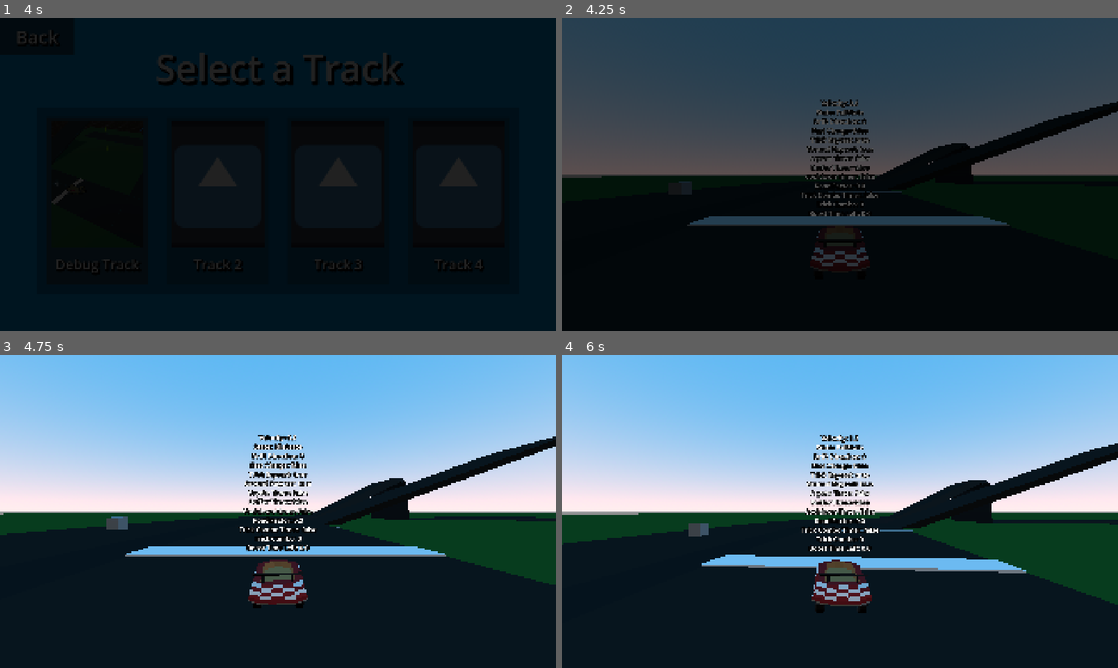
Above: before the commit, frames 1-4 (two rows, left to right).
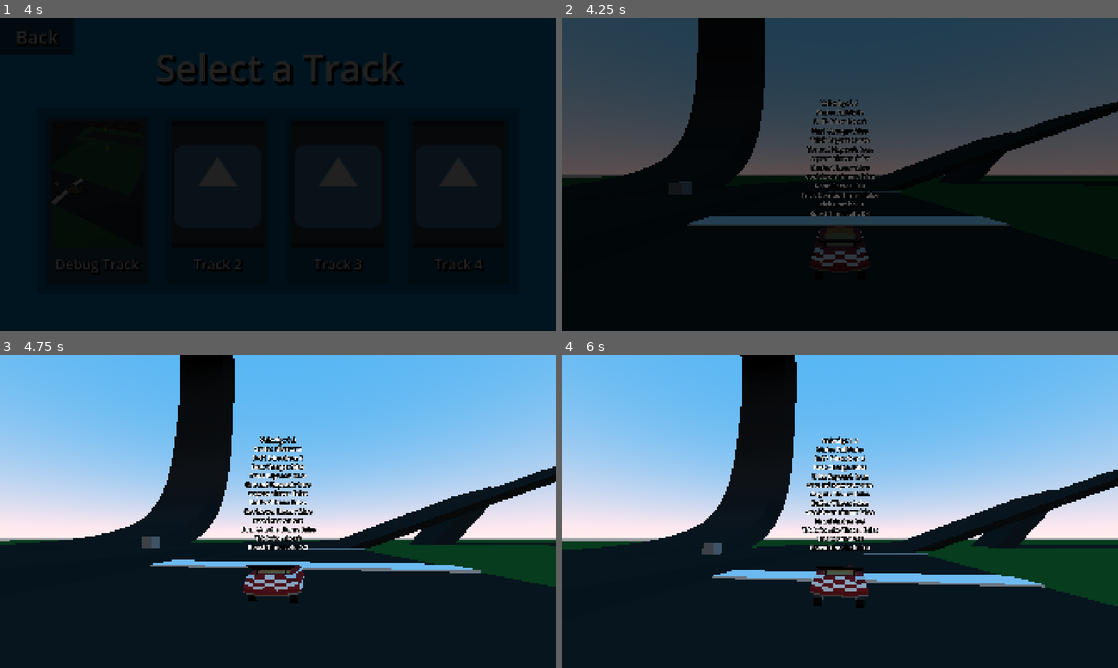
Above: after the commit, the same moments.

Repository: CISC-486-Game-Development-Project/cisc-486-game-development-project
Game: Godot game, scene res://Scenes/Menus/TitleScreen/title_screen.tscn
Same seed, same stepped clock (60 frames per second), same inputs: the game is played once before the commit and once after it. The engine's default icon, where the game draws it, is replaced by a stand-in: a white triangle on a blue panel in a dark square. Sound files missing from this copy of the repository are replaced by a short silence.
Inputs (mouse positions are in pixels of both pictures, inside the frame that each line leads up to):
- Up to frame 1 (4 s): tap Enter at 0.5 s; move the mouse to (400, 158) at 0.52 s; hold D (Right) 0.53-1.25 s; tap Down (CameraDown, bound only after the commit) at 0.6 s; click (400, 158) at 0.67 s; tap Left (CameraLeft, bound only after the commit) at 0.8 s; click "Singleplayer" at 1.25 s; drag from (166, 190) to (250, 237) at 2.02 s; click "Default Character in the Defa…" at 2.75 s; click (100, 199) at 3.5 s
- Up to frame 2 (4.25 s): no input
- Up to frame 3 (4.75 s): move the mouse to (333, 442) at 4.27 s; hold D (Right) from 4.28 s (still down); tap Right (CameraRight, bound only after the commit) at 4.35 s; tap Up (CameraUp, bound only after the commit) at 4.55 s
- Up to frame 4 (6 s): release D (Right) at 5 s; tap Space at 5 s; drag from (812, 574) to (673, 464) at 5.02 s; tap Enter at 5.75 s; move the mouse to (1006, 558) at 5.77 s; hold A (Left) from 5.78 s (still down); hold P (Drift) from 5.78 s (still down)

Frame 1 is identical in both runs. In frame 2, 7.2% of the frame differs, in the area x 11-81%, y 0-51%; in frame 3, 39%; in frame 4, 41%, in the area x 0-100%, y 0-83%.

Commit message:
Added Camera Movement & Fixed Edge Tricks
The right stick can now move the camera in the same way MK World does where it resets to normal when accelerating. The trick system has also been fixed so FallState checks the ground raycast to ensure tricks can't be done while still close to the ground (this stops you from tricking on things that are one pixel taller than the current ground).

Diff:
--- a/Components/CameraController/camera_controller.gd
+++ b/Components/CameraController/camera_controller.gd
@@ -1,13 +1,41 @@
+## A component for providing camera movement functionality.
 class_name CameraController extends Node3D
 
 # Export Vars
 @export var position_smoothing: float = 0.4 ## Percent of player movement camera position catches up to per frame.
 @export var rotation_smoothing: float = 0.2 ## Percent of player rotation camera rotation catches up to per frame.
+@export var rotation_multiplier: float = 2.0 ## Multiplier for camera_request based movement.
 
 # Onready Vars
-@onready var target := $".."
-@onready var camera := $Camera3D
+@onready var target := $".." ## The follow target of the camera.
+@onready var camera := $Camera3D ## The camera to be controlled.
 
-func _physics_process(_delta: float) -> void:
+# Internal Vars
+var is_following_kart: bool = true
+
+func _physics_process(delta: float) -> void:
+	# Handle camera movement in physics process to avoid jitter
+	if target is Kart3D:
+		_handle_kart_camera(delta)
+	else:
+		_handle_camera()
+
+func _handle_camera() -> void:
 	position = lerp(position, target.global_position, position_smoothing)
 	rotation.y = lerp_angle(rotation.y, target.global_rotation.y, rotation_smoothing)
+
+func _handle_kart_camera(delta: float) -> void:
+	position = lerp(position, target.global_position, position_smoothing)
+
+	# Go back to following kart if acceleration pressed
+	if target.accel_request != 0.0:
+		is_following_kart = true
+
+	# Move camera if camera_request, otherwise do normal camera movements
+	if target.camera_request != Vector2.ZERO:
+		is_following_kart = false
+		rotation.y += target.camera_request.x * rotation_multiplier * delta
+		rotation.x += target.camera_request.y * rotation_multiplier * delta
+	elif is_following_kart:
+		rotation.y = lerp_angle(rotation.y, target.global_rotation.y, rotation_smoothing)
+		rotation.x = lerp_angle(rotation.x, 0, rotation_smoothing)
--- a/Components/InputHandler/player_input_handler.gd
+++ b/Components/InputHandler/player_input_handler.gd
@@ -10,3 +10,4 @@
 		kart.break_request = Input.is_action_pressed("Backward")
 		kart.hop_request = Input.is_action_just_pressed("Drift")
 		kart.drift_request = Input.is_action_pressed("Drift")
+		kart.camera_request = Input.get_vector("CameraLeft", "CameraRight", "CameraDown", "CameraUp")
--- a/Entities/Kart3D/kart_3d.gd
+++ b/Entities/Kart3D/kart_3d.gd
@@ -67,7 +67,8 @@
 var hop_request: bool ## Hop request to be set by an input_manager.
 var drift_request: bool ## Drift request to be set by an input_manager.
 var drift_dir: int ## The direction of a currently active drift. 1 = right, 0 = none, -1 = left.
-var item_request: bool ## Call to use stored item set by an input manager.
+var camera_request: Vector2 ## The vector for camera movement to be set by an input_manager.
+var item_request: bool ## Call to use stored item set by an input_manager.
 
 var steering: float ## The intensity of the current steering.
 var road_factor: float ## The intensity of the current road factor.
@@ -337,18 +338,18 @@
 	# Check logic for tricking depending on current state
 	if state_machine.current_state is DriveState:
 		if hop_request and not trick_ray_cast_3d.is_colliding():
-			#print("Trick Case 1")
+			#print("Trick Case 1 - Ledge Trick")
 			return true
 	elif state_machine.current_state is FallState:
-		if hop_request and trick_coyote_timer.time_left > 0:
-			#print("Trick Case 2")
+		if hop_request and trick_coyote_timer.time_left > 0 and not ground_ray_cast_3d.is_colliding():
+			#print("Trick Case 2 - Coyote Fall Trick")
 			return true
 	elif state_machine.current_state is HopState:
 		if trick_buffer_timer.time_left > 0 and not trick_ray_cast_3d.is_colliding():
-			#print("Trick Case 3")
+			#print("Trick Case 3 - Buffered Ledge Trick")
 			return true
 		elif trick_buffer_timer.time_left > 0 and not ground_ray_cast_3d.is_colliding():
-			#print("Trick Case 4")
+			#print("Trick Case 4 - Buffered Bump Trick")
 			return true
 	return false
 
--- a/Entities/PlayerKart3D/player_kart_3d.tscn
+++ b/Entities/PlayerKart3D/player_kart_3d.tscn
@@ -7,7 +7,7 @@
 [node name="PlayerKart3D" unique_id=32768770 node_paths=PackedStringArray("input_handler") instance=ExtResource("1_u0n23")]
 input_handler = NodePath("PlayerInputHandler")
 
-[node name="CameraController2" parent="." index="0" unique_id=587770499 instance=ExtResource("2_q6jvo")]
+[node name="CameraController" parent="." index="0" unique_id=587770499 instance=ExtResource("2_q6jvo")]
 transform = Transform3D(-4.371139e-08, 0, 1, 0, 1, 0, -1, 0, -4.371139e-08, 2, 1.5, 30)
 
 [node name="PlayerInputHandler" type="Node" parent="." index="13" unique_id=943662880]
--- a/Scenes/Tracks/debug_track.tscn
+++ b/Scenes/Tracks/debug_track.tscn
@@ -41,13 +41,21 @@
 [sub_resource type="Curve3D" id="Curve3D_fmsym"]
 closed = true
 _data = {
-"points": PackedVector3Array(-24.749622, -3.8146973e-06, -20 …(341 unchanged characters)… .054195, 0, 0, 0, 0, 0, 0, -42.841125, 10.146301, 1.7054479, 0, 0, 0, 0, 0, 0, -42.865402, 0, 1.387 …(110 unchanged characters)…
+"points": PackedVector3Array(-24.749622, -3.8146973e-06, -20 …(341 unchanged characters)… .054195, 0, 0, 0, 0, 0, 0, -42.841125, 12.360313, -10.2453, 0, 0, 0, 0, 0, 0, -42.865402, 0, 1.387 …(110 unchanged characters)…
 "tilts": PackedFloat32Array(0, 0, 0, 0, 0, 0, 0)
 }
 point_count = 7
 
 [sub_resource type="StandardMaterial3D" id="StandardMaterial3D_infoe"]
 albedo_color = Color(0, 0, 0, 1)
+
+[sub_resource type="Curve3D" id="Curve3D_56bb8"]
+closed = true
+_data = {
+"points": PackedVector3Array(0, -1.2217159, -32.07718, 0, 1.2217159, 32.07718, 0, 0, 0, 0, -19.597296, -0.024642944, 0, 19.597296, 0.024642944, 0, 30.86287, 31.384964, 0, -0.34727478, 28.688416, 0, 0.34727478, -28.688416, 0, 70.21567, 0.2490387, 0, 19.19933, -0.8740158, 0, -19.19933, 0.8740158, 0, 33.557648, -34.091354),
+"tilts": PackedFloat32Array(0, 0, 0, 0)
+}
+point_count = 4
 
 [sub_resource type="StandardMaterial3D" id="StandardMaterial3D_irhi4"]
 albedo_color = Color(0, 0.30980393, 0, 1)
@@ -99,11 +107,12 @@
 [node name="Terrain" type="Node3D" parent="." unique_id=361690583]
 
 [node name="Path3D" type="Path3D" parent="Terrain" unique_id=999992233]
-transform = Transform3D(1, 0, 0, 0, 1, 0, 0, 0, 1, 0, -1.2761402, 0)
+transform = Transform3D(1, 0, 0, 0, 1, 0, 0, 0, 1, 0, -1.276, 0)
 curve = SubResource("Curve3D_fmsym")
 
 [node name="CSGPolygon3D" type="CSGPolygon3D" parent="Terrain/Path3D" unique_id=321750741]
-transform = Transform3D(1, 0, 0, 0, 1, 0, 0, 0, 1, 0, 1.0894814, 0)
+transform = Transform3D(1, 0, 0, 0, 1, 0, 0, 0, 1, 0, -0.18651867, 0)
+top_level = true
 use_collision = true
 polygon = PackedVector2Array(-7, 0, -5, 2, 5, 2, 7, 0.8)
 mode = 2
@@ -119,6 +128,27 @@
 path_joined = true
 material = SubResource("StandardMaterial3D_infoe")
 
+[node name="Path3D2" type="Path3D" parent="Terrain" unique_id=92968222]
+transform = Transform3D(-4.371139e-08, 0, 1, 0, 1, 0, -1, 0, -4.371139e-08, 0, -0.6869354, 53.043045)
+curve = SubResource("Curve3D_56bb8")
+
+[node name="CSGPolygon3D" type="CSGPolygon3D" parent="Terrain/Path3D2" unique_id=2044561271]
+top_level = true
+use_collision = true
+polygon = PackedVector2Array(-7, 0, -5, 2, 5, 2, 7, 0.8)
+mode = 2
+path_node = NodePath("..")
+path_interval_type = 0
+path_interval = 0.5
+path_simplify_angle = 0.0
+path_rotation = 2
+path_rotation_accurate = false
+path_local = false
+path_continuous_u = true
+path_u_distance = 1.0
+path_joined = true
+material = SubResource("StandardMaterial3D_infoe")
+
 [node name="Ground" type="StaticBody3D" parent="Terrain" unique_id=1575098640 groups=["Offroad"]]
 
 [node name="MeshInstance3D" type="MeshInstance3D" parent="Terrain/Ground" unique_id=1661721477]
--- a/project.godot
+++ b/project.godot
@@ -104,6 +104,30 @@
 , Object(InputEventJoypadMotion,"resource_local_to_scene":false,"resource_name":"","device":-1,"axis":1,"axis_value":1.0,"script":null)
 ]
 }
+CameraLeft={
+"deadzone": 0.2,
+"events": [Object(InputEventKey,"resource_local_to_scene":false,"resource_name":"","device":-1,"window_id":0,"alt_pressed":false,"shift_pressed":false,"ctrl_pressed":false,"meta_pressed":false,"pressed":false,"keycode":0,"physical_keycode":4194319,"key_label":0,"unicode":0,"location":0,"echo":false,"script":null)
+, Object(InputEventJoypadMotion,"resource_local_to_scene":false,"resource_name":"","device":-1,"axis":2,"axis_value":-1.0,"script":null)
+]
+}
+CameraRight={
+"deadzone": 0.2,
+"events": [Object(InputEventKey,"resource_local_to_scene":false,"resource_name":"","device":-1,"window_id":0,"alt_pressed":false,"shift_pressed":false,"ctrl_pressed":false,"meta_pressed":false,"pressed":false,"keycode":0,"physical_keycode":4194321,"key_label":0,"unicode":0,"location":0,"echo":false,"script":null)
+, Object(InputEventJoypadMotion,"resource_local_to_scene":false,"resource_name":"","device":-1,"axis":2,"axis_value":1.0,"script":null)
+]
+}
+CameraUp={
+"deadzone": 0.2,
+"events": [Object(InputEventKey,"resource_local_to_scene":false,"resource_name":"","device":-1,"window_id":0,"alt_pressed":false,"shift_pressed":false,"ctrl_pressed":false,"meta_pressed":false,"pressed":false,"keycode":0,"physical_keycode":4194320,"key_label":0,"unicode":0,"location":0,"echo":false,"script":null)
+, Object(InputEventJoypadMotion,"resource_local_to_scene":false,"resource_name":"","device":-1,"axis":3,"axis_value":-1.0,"script":null)
+]
+}
+CameraDown={
+"deadzone": 0.2,
+"events": [Object(InputEventKey,"resource_local_to_scene":false,"resource_name":"","device":-1,"window_id":0,"alt_pressed":false,"shift_pressed":false,"ctrl_pressed":false,"meta_pressed":false,"pressed":false,"keycode":0,"physical_keycode":4194322,"key_label":0,"unicode":0,"location":0,"echo":false,"script":null)
+, Object(InputEventJoypadMotion,"resource_local_to_scene":false,"resource_name":"","device":-1,"axis":3,"axis_value":1.0,"script":null)
+]
+}
 
 [physics]
 
